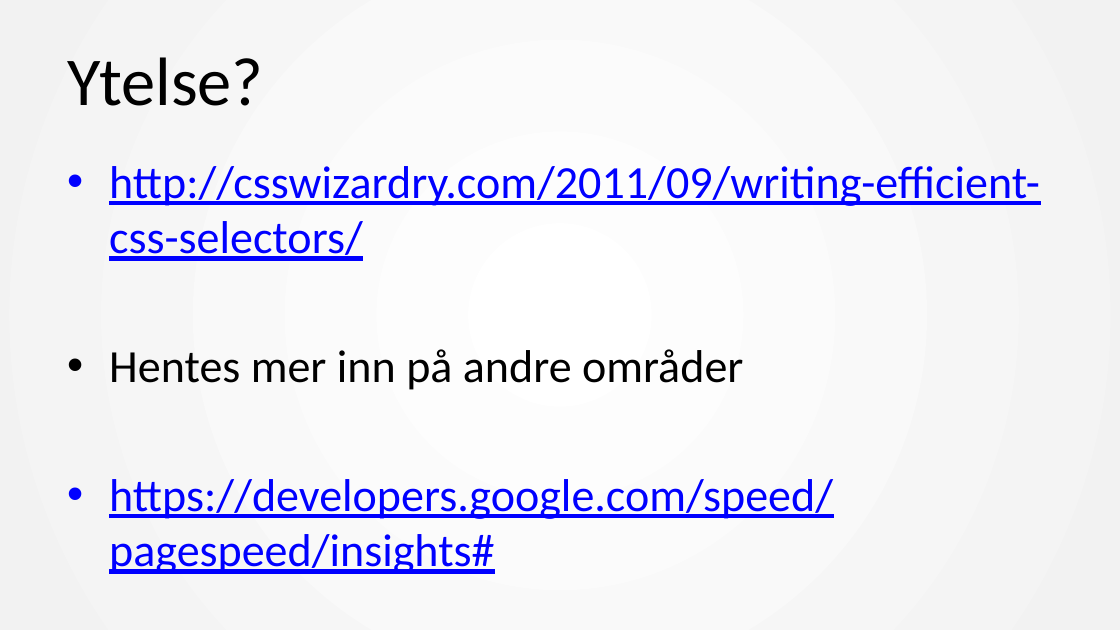
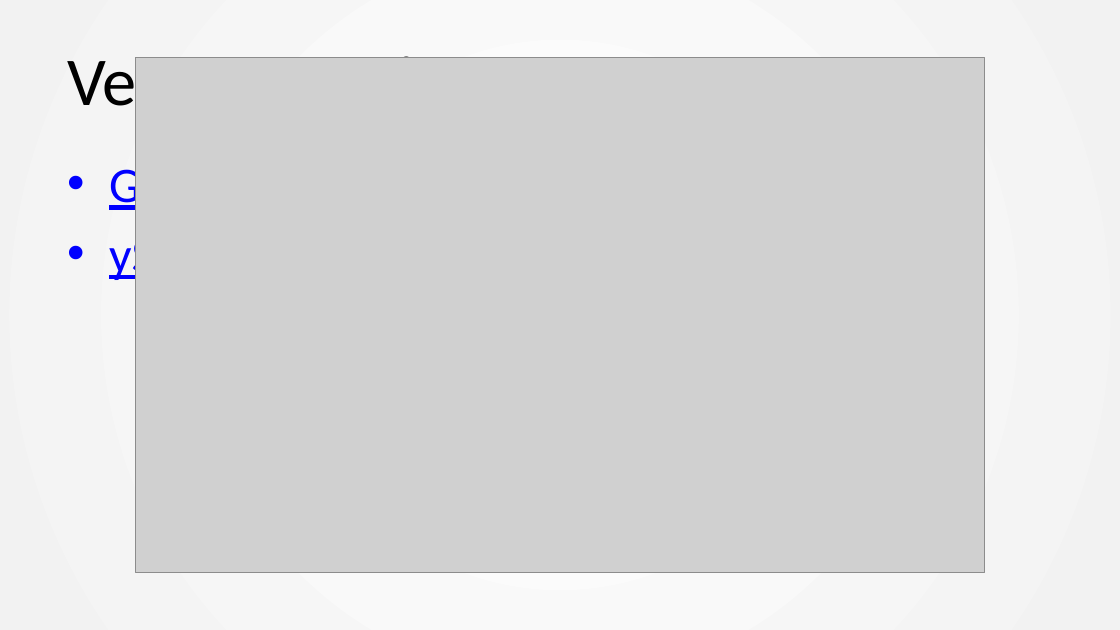
Before and after one commit to mesan/css-kurs, a slide deck: slide 27 of Foiler/2. Avansert/SMACSS.pptx. Drawn at 1120x630 pixels with LibreOffice and Linux fonts; fonts in the diff are those of the drawing; grey boxes stand for pictures. Boxes give left, top, right and bottom in pixels: in the first picture for what was removed or moved away, otherwise in the second. Text is boxed around its words. In the diff, an @@ line names an element or a change of style, - is before the commit and + after.

```diff
--- a/Foiler/2. Avansert/SMACSS.pptx
+++ b/Foiler/2. Avansert/SMACSS.pptx
@@ title at [67,48,757,121]: text changed @@
-Ytelse?
+Verktøy for å teste ytelse
@@ picture added at [136,57,984,572] @@
@@ text at [109,161,252,284]: text changed; size 29.6 to 32 pt @@
-• http://csswizardry.com/2011/09/writing-efficient-css-selectors/
-• Hentes mer inn på andre områder
-• https://developers.google.com/speed/pagespeed/insights#
+• Google Pagespeed Insights
+• ySlow
```
Also in this commit, not shown: 2 slides removed.
